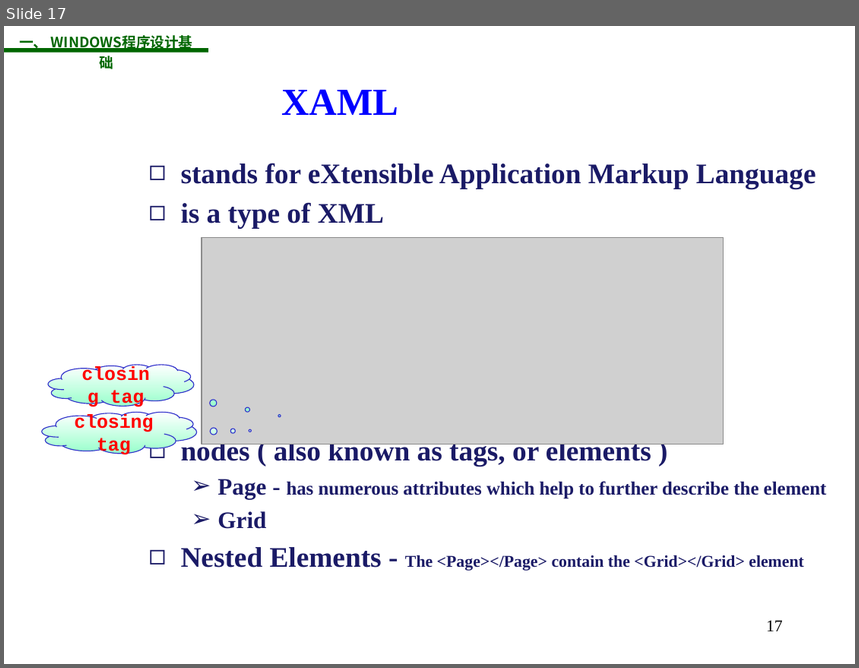
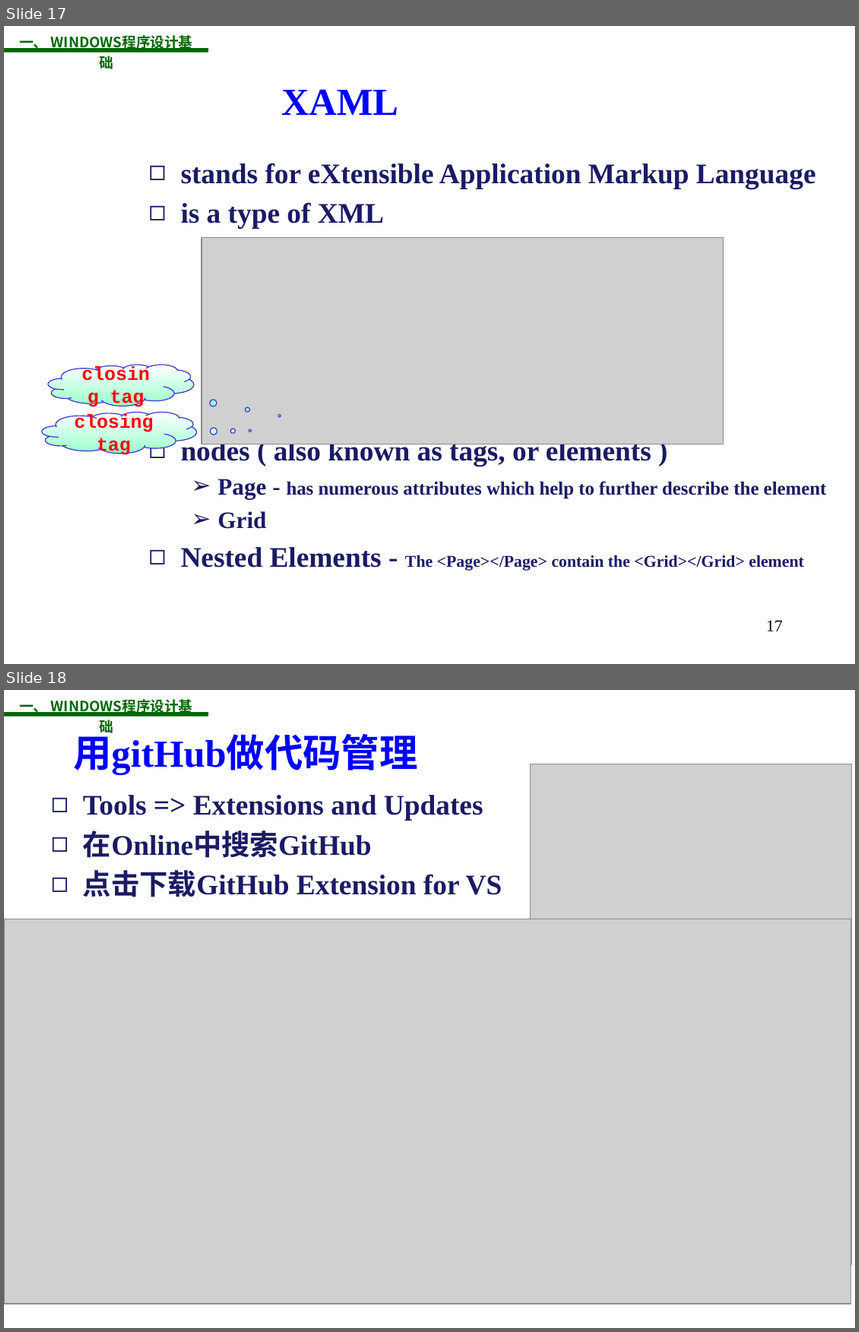
Before and after one commit to jichenghu/ppt_programmingWindows, a slide deck: programmingWindows_1.pptx. Shown one above the other, each under a label of ours: slide 17 before the commit, slides 17 and 18 after it. The pictures are 859x668 and 859x1332 pixels, drawn with LibreOffice and Linux fonts; fonts in the diff are those of the drawing; grey boxes stand for pictures; background and template pictures are left out. Boxes give left, top, right and bottom in pixels: in the first picture for what was removed or moved away, otherwise in the second. Text is boxed around its words. In the diff, an @@ line names an element or a change of style, - is before the commit and + after.

```diff
--- a/programmingWindows_1.pptx
+++ b/programmingWindows_1.pptx
@@ slide 18 added at <box>4,690,855,1328</box>, background picture (left out); not listed: 2 template elements that a slide beside it also shows @@
@@ title added at <box>73,728,418,775</box>, 32.4 pt, text #0000FF, bold @@
+用gitHub做代码管理
@@ picture added at <box>530,764,852,1265</box> @@
@@ text added at <box>83,795,503,897</box>, 24 pt, text #191966, bold @@
+◻ Tools => Extensions and Updates
+◻ 在Online中搜索GitHub
+◻ 点击下载GitHub Extension for VS
@@ picture added at <box>4,920,851,1305</box> @@
@@ page number added at <box>614,1271,791,1314</box>, 14 pt, text #000000 @@
+18
```
Also in this commit, not shown: 1 other file.
